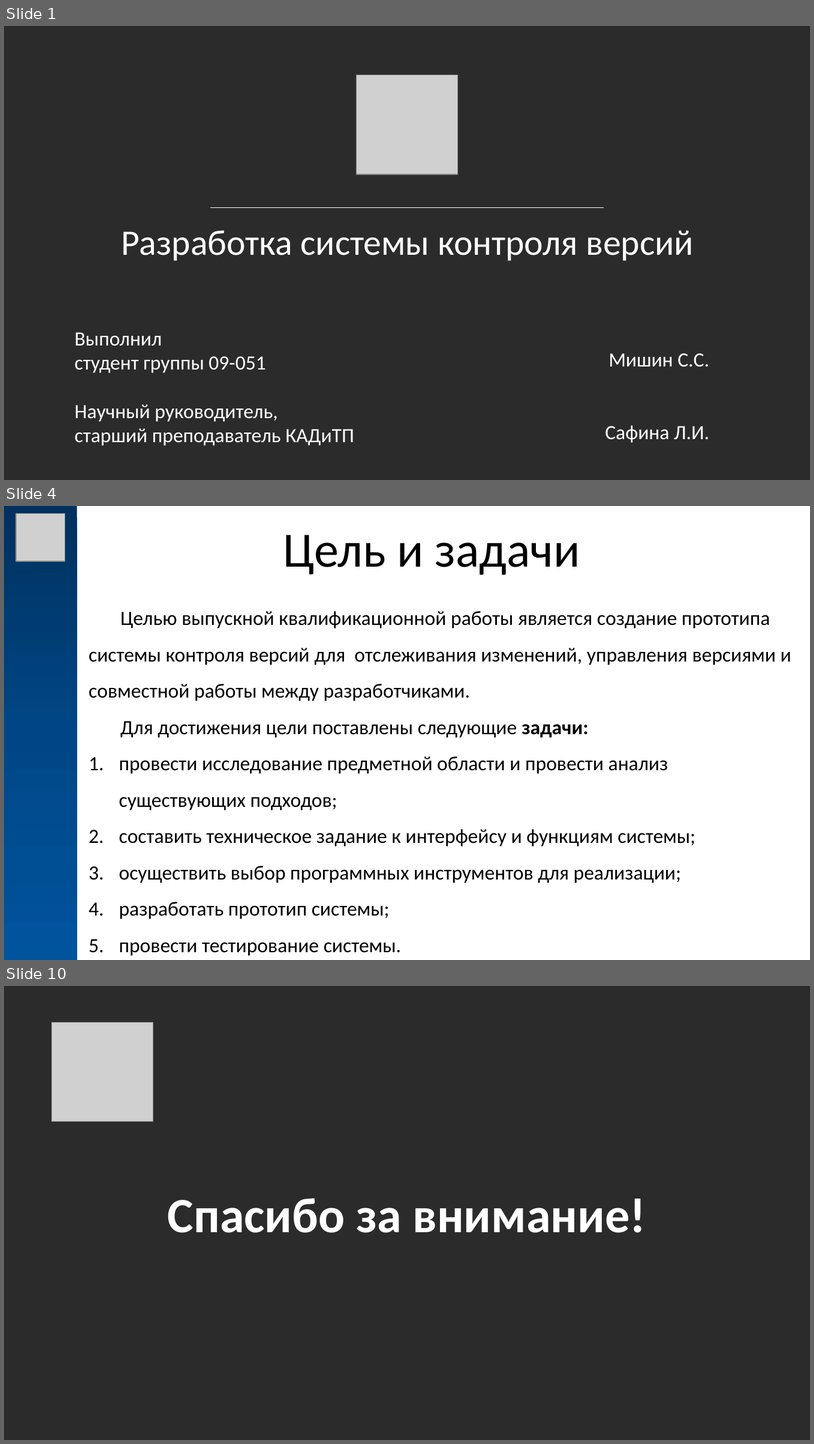
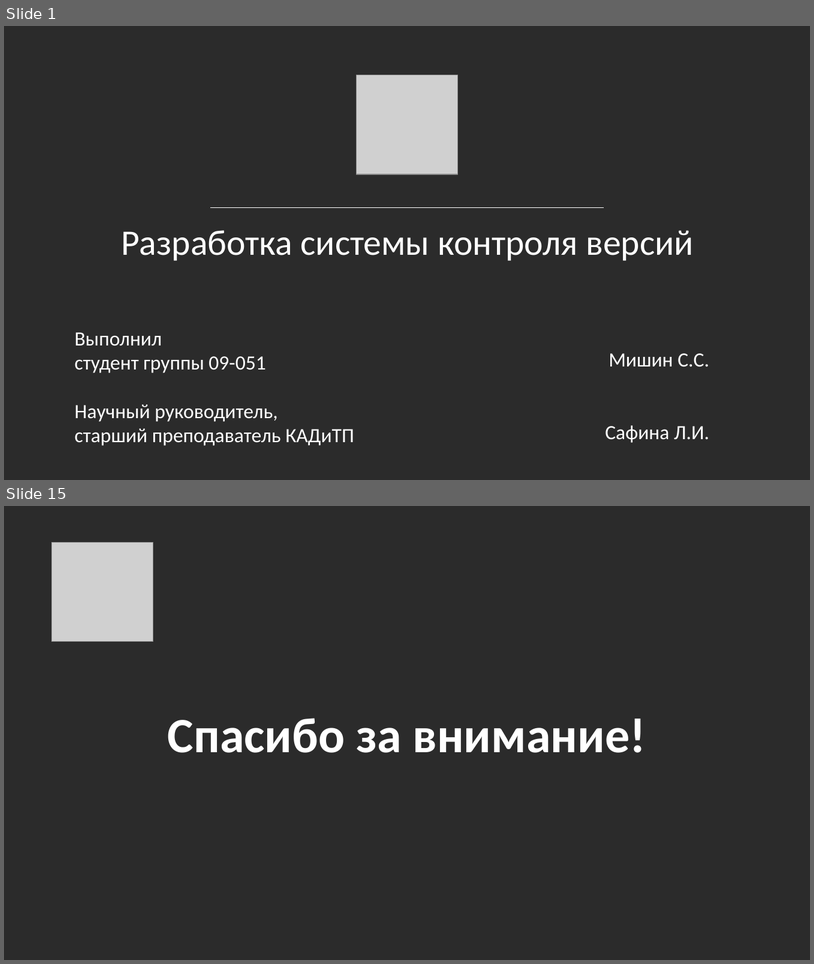
Before and after one commit to MrR3353/diplom, a slide deck: docs/Презентация в стиле КФУ.pptx. Shown one above the other, each under a label of ours: slides 1, 4 and 10 before the commit, slides 1 and 15 after it; the slides between them are not shown. The pictures are 814x1444 and 814x964 pixels, drawn with LibreOffice and Linux fonts; fonts in the diff are those of the drawing; grey boxes stand for pictures; background and template pictures are left out; a plain dark background stands for a picture behind light text. Boxes give left, top, right and bottom in pixels: in the first picture for what was removed or moved away, otherwise in the second. Text is boxed around its words. In the diff, an @@ line names an element or a change of style, - is before the commit and + after.

```diff
--- a/docs/Презентация в стиле КФУ.pptx
+++ b/docs/Презентация в стиле КФУ.pptx
@@ slide 4 removed at (4,506,810,960), background #FFFFFF @@
@@ rectangle removed at (4,506,77,959) @@
@@ picture removed at (16,514,65,562) @@
@@ text removed at (283,535,581,575) @@
-Цель и задачи
@@ text removed at (89,611,792,955) @@
-  Целью выпускной квалификационной работы является создание прототипа системы контроля версий для отслеживания изменений, управления версиями и совместной работы между разработчиками.
-  Для достижения цели поставлены следующие задачи:
-  1. провести исследование предметной области и провести анализ существующих подходов;
-  2. составить техническое задание к интерфейсу и функциям системы;
-  3. осуществить выбор программных инструментов для реализации;
-  4. разработать прототип системы;
-  5. провести тестирование системы.
@@ what was slide 10 is now slide 15 @@
```
Also in this commit, not shown: 3 slides changed, 10 slides added, 4 other slides removed, 1 other file.
